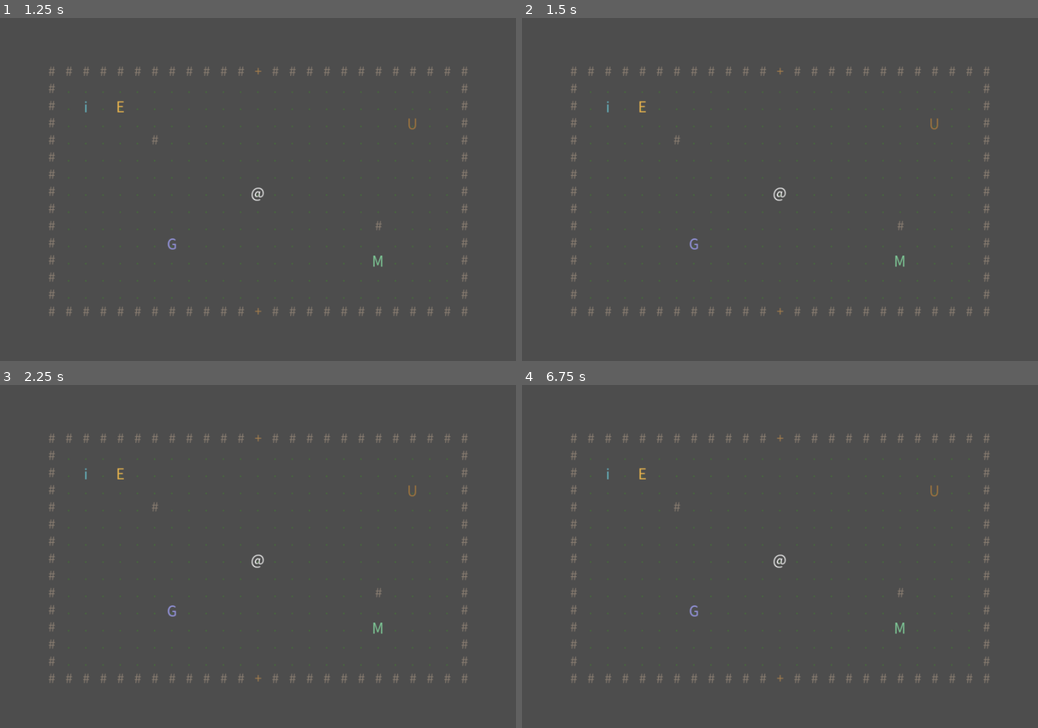
Above: before the commit, frames 1-4 (two rows, left to right).
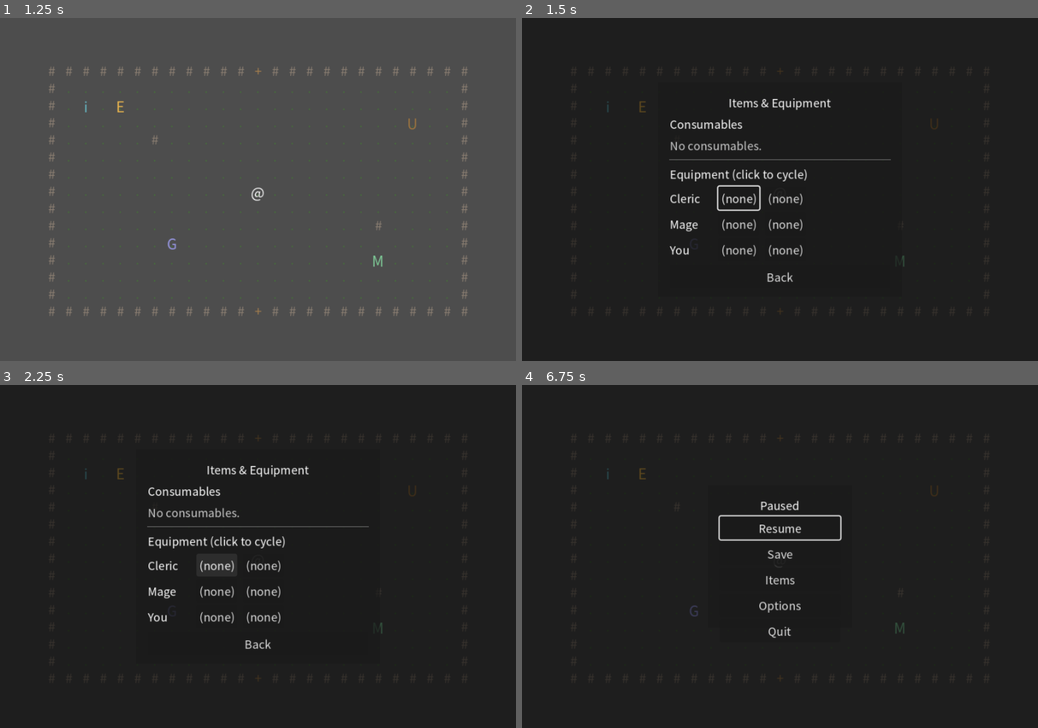
Above: after the commit, the same moments.

Repository: jchans/agent-blank
Game: Godot game, scene res://scenes/TitleScreen.tscn
Same seed, same stepped clock (60 frames per second), same inputs: the game is played once before the commit and once after it.
Inputs (mouse positions are in pixels of both pictures, inside the frame that each line leads up to):
- Up to frame 1 (1.25 s): click "New Game" at 0.5 s
- Up to frame 2 (1.5 s): tap Enter (ui_accept) at 1.25 s; hold D from 1.28 s (still down); tap I at 1.35 s
- Up to frame 3 (2.25 s): tap Enter (ui_accept) at 1.52 s; release D at 2 s; click (216, 563) at 2 s, where only the run after the commit has a clickable "(none)"
- Up to frame 4 (6.75 s): click (785, 563) at 2.75 s, where only the run after the commit has a clickable "(none)"; click (738, 590) at 3.5 s, where only the run after the commit has a clickable "(none)"; click (785, 590) at 4.25 s, where only the run after the commit has a clickable "(none)"; click (738, 618) at 5 s, where only the run after the commit has a clickable "(none)"; click (785, 618) at 5.75 s, where only the run after the commit has a clickable "(none)"; click (780, 642) at 6.5 s, where only the run after the commit has a clickable "Back"

Frame 1 is identical in both runs. In frame 2, 99% of the frame differs, in the area x 0-100%, y 0-100%; in frame 3, 99%; in frame 4, 100%.

Commit message:
Add an Items overworld shortcut; fix getting stuck in a wall post-battle
Two live bug reports:

- Item menu shouldn't require going through the Esc pause menu first.
  New "I" shortcut (pause_menu.gd, matches battle's own Item key)
  opens the Items & Equipment panel directly while exploring, via a
  new _open_items_directly() that pauses/autosaves like the existing
  Esc flow but skips straight to the Items sub-panel.

- Coming back from battle sometimes left the player stuck inside a
  wall, unable to move. Root cause: GameState.player_position gets
  set to wherever the player physically was the instant a battle
  triggers, and for a RoamingMonster contact that instant can be mid-
  shove from the monster's own move_and_slide(), landing the saved
  position a few pixels inside a wall tile's edge — restoring that
  verbatim resumes the game genuinely wedged, since nothing is ever
  pressed into the wall to trigger Godot's own depenetration. New
  Main._safe_restore_position() snaps to the nearest walkable tile
  (checking the 8 neighbors if the exact tile isn't walkable) whenever
  a saved position is restored — both the battle-return path and
  resuming a save from the title screen.

Verified headless clean, a temporary GODOT_TEST_FIXES hook (removed
before this commit) confirming both fixes' logic directly, and a WSLg
screenshot of the Items shortcut opening correctly over the paused
overworld.

Co-Authored-By: Claude Sonnet 5 <noreply@anthropic.com>
Claude-Session: https://claude.ai/code/session_01CEEXZtFjXDgQccTLvbj7PW

Diff:
--- a/data/locales/en.json
+++ b/data/locales/en.json
@@ -1,7 +1,7 @@
 {
   "strings": {
     "help.title": "Controls",
-    "help.body": "Arrows      Move\nZ           Confirm / Talk / Attack\nX           Cancel / Run\nEsc         Pause menu\nH           Toggle this help",
+    "help.body": "Arrows      Move\nZ           Confirm / Talk / Attack\nX           Cancel / Run\nI           Items\nEsc         Pause menu\nH           Toggle this help",
     "help.close_hint": "H or Esc to close",
     "dialogue.continue": "▼ Press Z",
     "pause.title": "Paused",
--- a/data/locales/zh.json
+++ b/data/locales/zh.json
@@ -1,7 +1,7 @@
 {
   "strings": {
     "help.title": "操作說明",
-    "help.body": "方向鍵       移動\nZ            確認／對話／攻擊\nX            取消／逃跑\nEsc          暫停選單\nH            切換說明視窗",
+    "help.body": "方向鍵       移動\nZ            確認／對話／攻擊\nX            取消／逃跑\nI            物品\nEsc          暫停選單\nH            切換說明視窗",
     "help.close_hint": "按 H 或 Esc 關閉",
     "dialogue.continue": "▼ 按 Z 繼續",
     "pause.title": "暫停",
--- a/scripts/main.gd
+++ b/scripts/main.gd
@@ -59,7 +59,7 @@
 func _ready() -> void:
 	_load_map(GameState.current_map)
 	if GameState.has_saved_position:
-		player.position = GameState.player_position
+		player.position = _safe_restore_position(GameState.player_position)
 
 
 func _process(_delta: float) -> void:
@@ -156,6 +156,37 @@
 	return line[col]
 
 
+func _is_walkable(col: int, row: int) -> bool:
+	var glyph := _glyph_at(col, row)
+	return glyph != "" and not (glyph in WALL_GLYPHS)
+
+
+## A saved player_position can land a few pixels inside a wall tile's
+## edge if it was captured at a bad moment — most notably a RoamingMonster
+## physically shoving the player mid-chase right as a battle triggers
+## (user report: coming back from battle sometimes left them wedged in a
+## wall, unable to move at all). Restoring that raw pixel position
+## verbatim risks resuming with the player's whole collision shape inside
+## a wall's, which move_and_slide has no way to resolve on its own since
+## nothing is ever pressed *into* the wall to trigger a push-out. Snap to
+## the nearest walkable tile's center instead — a wall tile's center is
+## never reachable through ordinary walking in the first place, so once
+## found this is always safe ground. Called for every saved-position
+## restore (battle return and resuming a save from the title screen
+## alike), not just the battle case, since it's strictly safer either way.
+func _safe_restore_position(raw: Vector2) -> Vector2:
+	var col := int(floor(raw.x / TILE_SIZE))
+	var row := int(floor(raw.y / TILE_SIZE))
+	if _is_walkable(col, row):
+		return tile_center(col, row)
+	var offsets := [Vector2i(0, -1), Vector2i(0, 1), Vector2i(-1, 0), Vector2i(1, 0),
+		Vector2i(-1, -1), Vector2i(1, -1), Vector2i(-1, 1), Vector2i(1, 1)]
+	for offset in offsets:
+		if _is_walkable(col + offset.x, row + offset.y):
+			return tile_center(col + offset.x, row + offset.y)
+	return raw
+
+
 func _render_map(path: String) -> void:
 	var file := FileAccess.open(path, FileAccess.READ)
 	if file == null:
--- a/scripts/pause_menu.gd
+++ b/scripts/pause_menu.gd
@@ -70,13 +70,22 @@
 		return
 	if DialogueManager.is_active and not visible:
 		return
-	if event is InputEventKey and event.pressed and not event.echo and event.keycode == KEY_ESCAPE:
+	if not (event is InputEventKey) or not event.pressed or event.echo:
+		return
+	if event.keycode == KEY_ESCAPE:
 		if options_panel.visible:
 			_on_back_button_pressed()
 		elif items_panel.visible:
 			_on_items_back_button_pressed()
 		else:
 			_toggle_pause()
+		get_viewport().set_input_as_handled()
+	elif event.keycode == KEY_I and not visible:
+		# A direct shortcut to Items while exploring, so checking your bag
+		# doesn't require going through the full pause menu first — same
+		# key as battle's own Item action, opened here via the same
+		# panel-swap this file's Items button already uses.
+		_open_items_directly()
 		get_viewport().set_input_as_handled()
 
 
@@ -138,6 +147,23 @@
 func _on_items_button_pressed() -> void:
 	panel.hide()
 	items_panel.show()
+	_refresh_items_panel()
+
+
+## Entered via the "I" overworld shortcut (see _unhandled_input), skipping
+## the main pause panel entirely. Still pauses the tree and autosaves,
+## same as _pause() — this is a real pause, just landing straight on
+## Items instead of Resume/Save/.... Backing out (Escape) goes to the
+## main panel via the existing _on_items_back_button_pressed, same as
+## backing out of Items when reached the normal way through that panel.
+func _open_items_directly() -> void:
+	get_tree().paused = true
+	GameState.save_game()
+	status_label.text = ""
+	panel.hide()
+	options_panel.hide()
+	items_panel.show()
+	show()
 	_refresh_items_panel()
 
 
Not shown, changed: PROGRESS.md
